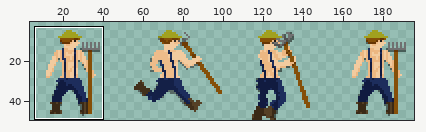
Sprite sheet -- Artwork/Characters/Farmer/FarmerMovingLeft(v1.1).png. The picture above shows the old version from afar; the outline marks the close-up.
Close-up. Before the commit:
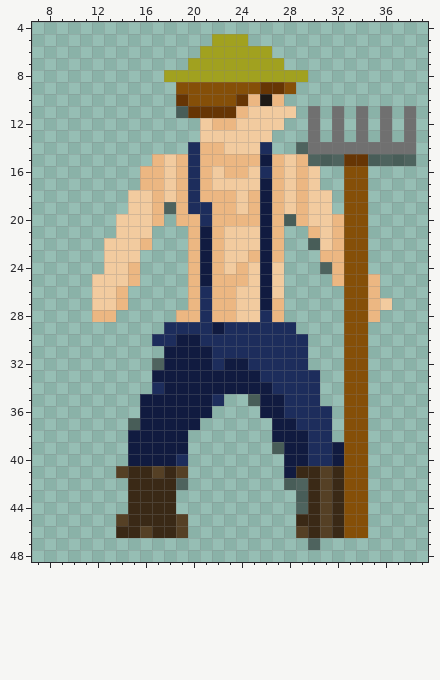
Pixels under 10% opacity are left out. Colours within 5 levels of each other are drawn and written as one. Shown: x 7..39, y 4..48. The wide view leaves out empty margins. The commit also changed other parts of the picture, which this record leaves out.
New version:
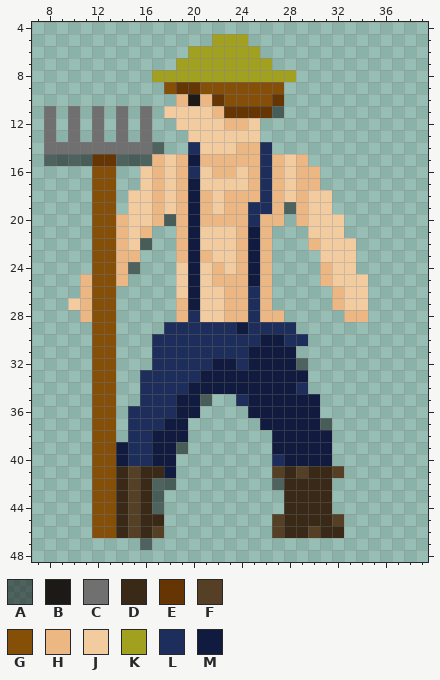
Palette (. is transparent): A #0000007a  B #1d1916  C #707070  D #3a2916  E #663504  F #554025  G #854f08  H #ecb782  J #f2cb9f  K #a1a11f  L #1d2d5c  M #111b40
Changes in this commit:
file 400x100 -> 200x50 pixels (blocks of 2x2 -> 1x1; one block is one cell here)
Changed rows in their new state; - is an unchanged pixel.
first column x 8:
 6 ------------K-----.------------
 7 -----------K-------.-----------
 8 ---------K-----------.---------
 9 ----------GEE-----GG.----------
10 -----------HBHE-GGGE-----------
11 C-C-C-C-C-JJJJH-EEEA.-.-.-.-.-.
12 C-C-C-C-C--JJ-J-H-..--.-.-.-.-.
13 C-C-C-C-C---J-----.---.-.-.-.-.
14 CCCCCCCCCA---JJ-HH---..........
15 AAAAEEAAA---M-----L---.........
16 ----GG--J----JH-JH----H--..----
17 ----GG--J---MJ---HL---H--..----
18 ----GG------M-J-H-L------..----
19 ----GG----J-MHJ-HLL-A----..----
20 ----GGH---A-MH---LH-.---J..----
21 ----GGH-H--HMJJ-HMH.--J-J..----
22 ----GGH-A--HMJJ-HMH.--H-JJ.----
23 ----GGHH---HMHJ-HMH.---JJJ.----
24 ----GGHA---JMJ---MH.---HJJ.----
25 ---HGGH.---JMJ---MH.---HJJJ.---
26 ---HGG.----JMJJ-HLH.----HJJ.---
27 --JHGG.----HMJJ-HLH.----HJJ..--
28 ---HGG------LJJ-HLH------HH.---
29 ----GG--------L-M--------..----
30 ----GG-----LL-----MM-----..----
31 ----GG---LLLLL---MMMM.---..----
32 ----GG---LLLLLM-LMMMMA---..----
33 ----GG--LLLLL-----MMMM.--..----
34 ----GG--L-LL-------MM-.--..----
35 ----GG--LLL--A.-LM--MMM--..----
36 ----GG-LLLL--.---M--MMM.-..----
37 ----GG-LLL--.-----M--MMA-..----
38 ----GG-LL-------------MM-..----
39 ----GGMLL--A-------M--MM...----
40 ----GGMLL--.-------L--MM...----
41 ----GGDF-DM.-------FDF-DF..----
42 ----GGDF-AA.-------ADD-D...----
43 ----GGDF-A.---------DD-D...----
44 ----GGDF-A.---------DD-D...----
45 ----GGDF--..-------FD--DF..----
46 ----GG-FDF..-------FDDFD-..----
47 --------A-------------.--------
Boxes around the changes in both close-ups, in picture pixels (x1, y1, x2, y2):
changed: (44, 46, 416, 550)
